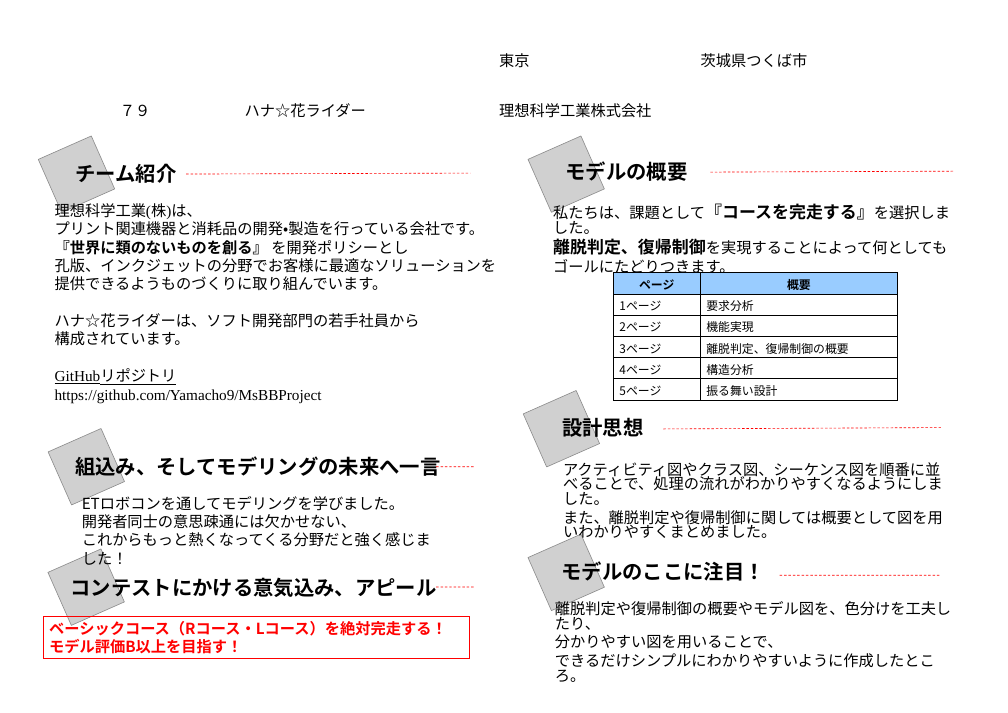
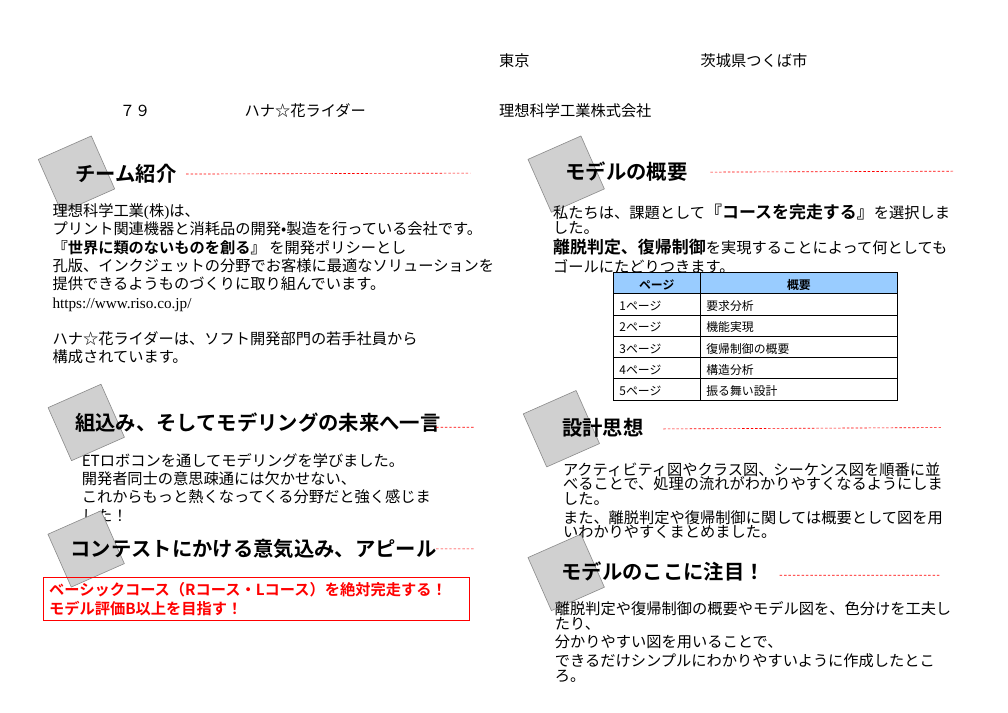
Before and after one commit to Yamacho9/MsBBProject, a slide deck: slide 1 of モデル提出用/コンセプトシート.ppt. Drawn at 1008x713 pixels with LibreOffice and Linux fonts; fonts in the diff are those of the drawing; grey boxes stand for pictures; background and template pictures are left out. Boxes give left, top, right and bottom in pixels: in the first picture for what was removed or moved away, otherwise in the second. Text is boxed around its words. In the diff, an @@ line names an element or a change of style, - is before the commit and + after.

Commit message:
urlと目次を編集

```diff
--- a/モデル提出用/コンセプトシート.ppt
+++ b/モデル提出用/コンセプトシート.ppt
@@ text at [53,297,192,311]: paragraph added @@
+https://www.riso.co.jp/
@@ table at [613,273,898,400] @@
-row 4, column 2: 離脱判定、復帰制御の概要
+row 4, column 2: 復帰制御の概要
@@ text at [55,369,322,404]: paragraphs removed @@
-GitHubリポジトリ
-https://github.com/Yamacho9/MsBBProject
@@ 2 texts, 1 picture: place and size @@
-2 texts, 1 picture at [48,429,440,569]
+2 texts, 1 picture at [48,384,440,525]
@@ 2 lines, 1 picture, 1 rectangle, 1 text: place and size @@
-2 lines, 1 picture, 1 rectangle, 1 text at [43,466,476,659]
+2 lines, 1 picture, 1 rectangle, 1 text at [43,427,476,620]
```
